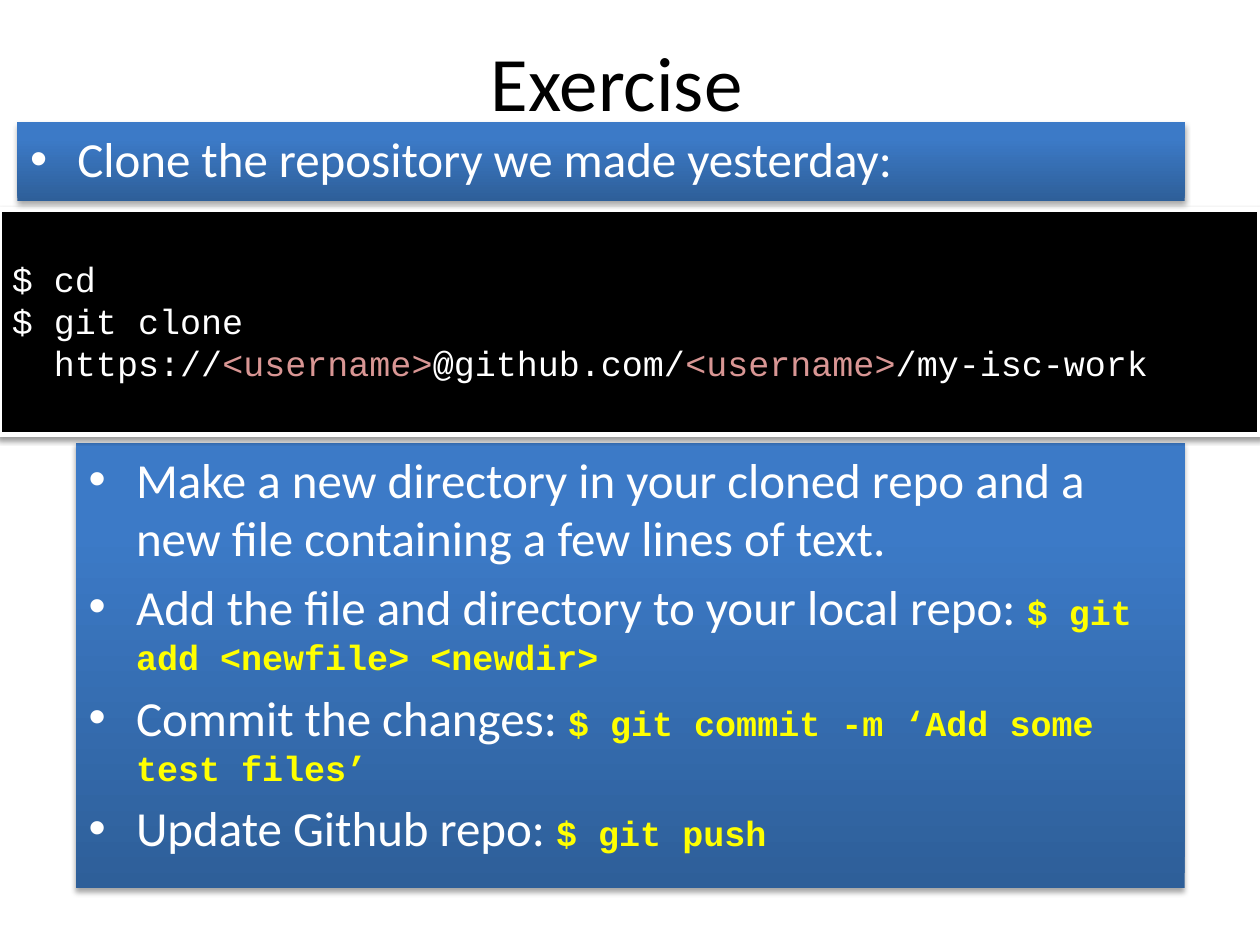
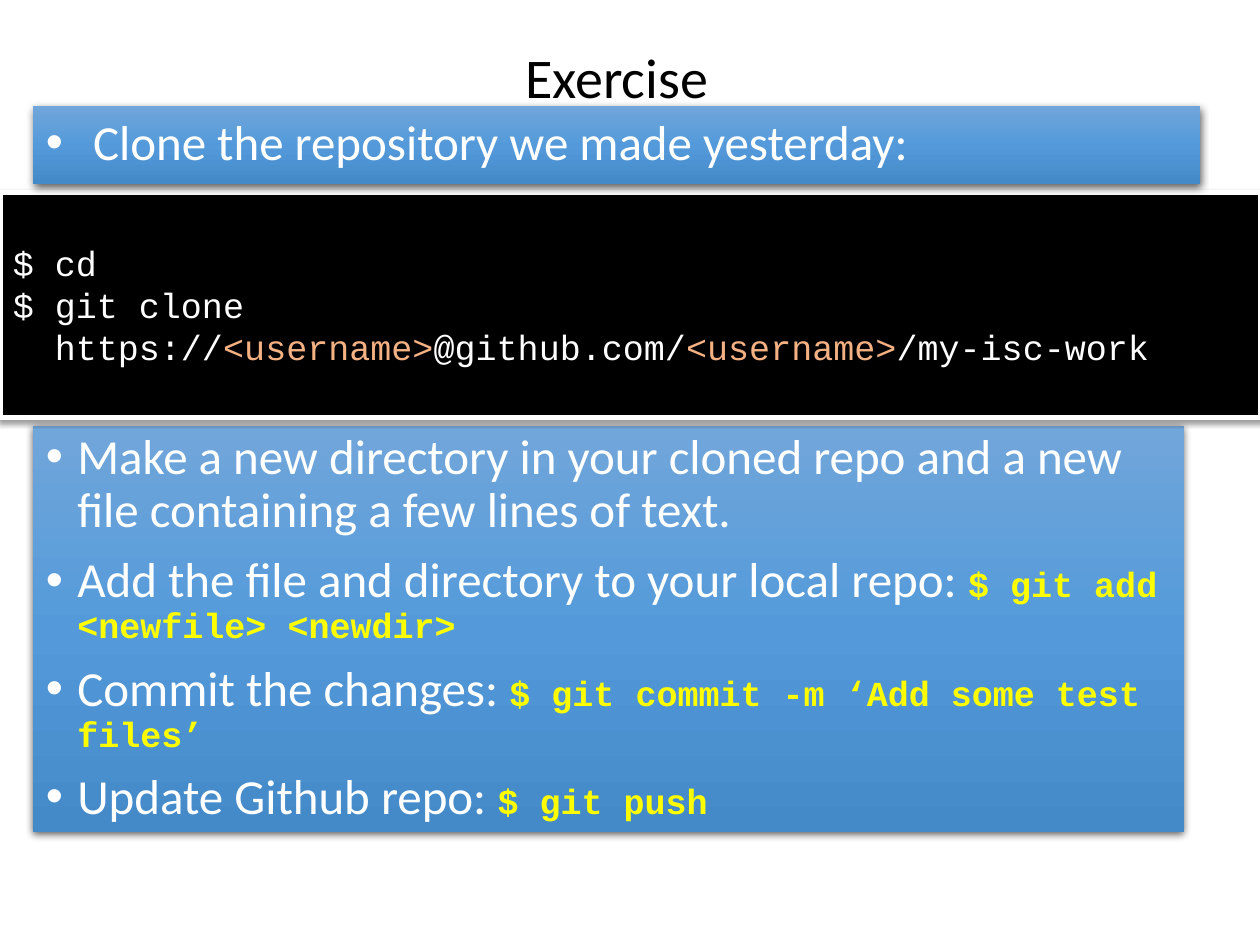
Before and after one commit to ncasuk/ncas-isc, a slide deck: slide 33 of shell/presentations/01_git2.pptx. Drawn at 1260x945 pixels with LibreOffice and Linux fonts; fonts in the diff are those of the drawing; background and template pictures are left out. Boxes give left, top, right and bottom in pixels: in the first picture for what was removed or moved away, otherwise in the second. Text is boxed around its words. In the diff, an @@ line names an element or a change of style, - is before the commit and + after.

```diff
--- a/shell/presentations/01_git2.pptx
+++ b/shell/presentations/01_git2.pptx
@@ title "Exercise" at [525, 59, 708, 111]: size 44 to 32 pt; line spacing 1 to 0.9 @@
@@ rectangle "Clone the repository we made ...": place and size @@
-rectangle "Clone the repository we made ..." at [18, 122, 1184, 200]
+rectangle "Clone the repository we made ..." at [33, 106, 1200, 184]
@@ rectangle "Clone the repository we made ..." at [33, 106, 1200, 184]: fill gradient #2F5F99 to #3D7CC7 to #3A7CCB to gradient #71A6DB to #559BDB to #448ACA; shadow changed @@
@@ rectangle "$ cd": place and size @@
-rectangle "$ cd" at [0, 209, 1260, 433]
+rectangle "$ cd" at [0, 193, 1260, 417]
@@ text in rectangle at [55, 293, 1149, 368]: text colour #D99694 to #F4B183 in "https://<username>@github.com/<username>/my-isc-work" @@
@@ text "Make a new directory in ...": place and size @@
-text "Make a new directory in ..." at [136, 464, 1132, 854]
+text "Make a new directory in ..." at [33, 426, 1183, 833]
@@ text "Make a new directory in ..." at [33, 426, 1183, 833]: indent changed; line spacing 1 to 0.9; more space between paragraphs; fill none to gradient #71A6DB to #559BDB to #448ACA; shadow on @@
```
Also in this commit, not shown: 39 other slides changed, 4 other files.
